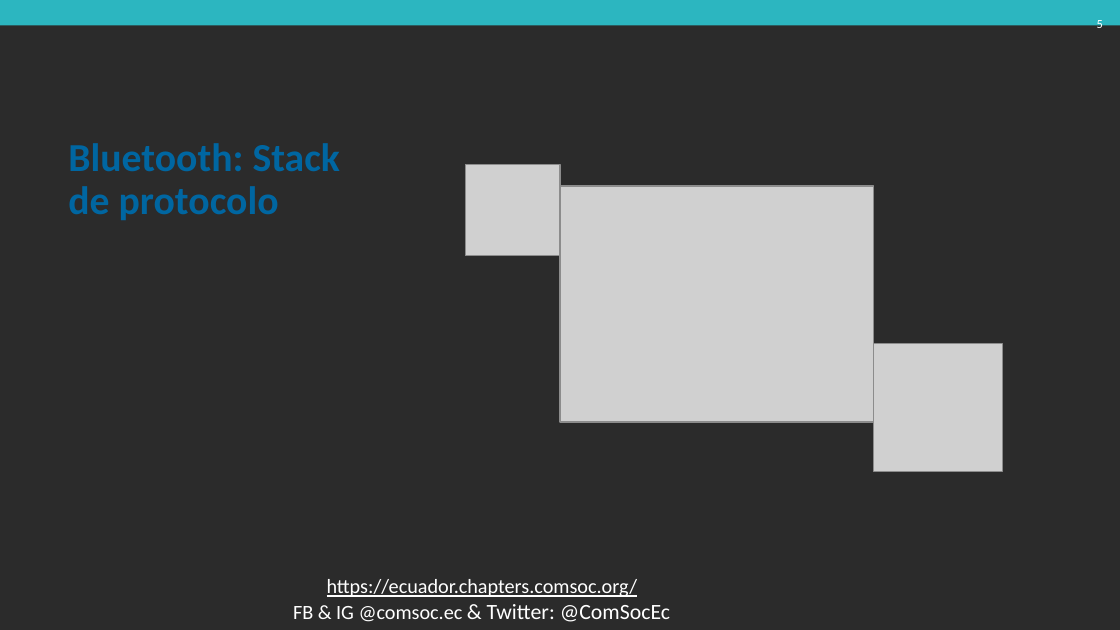
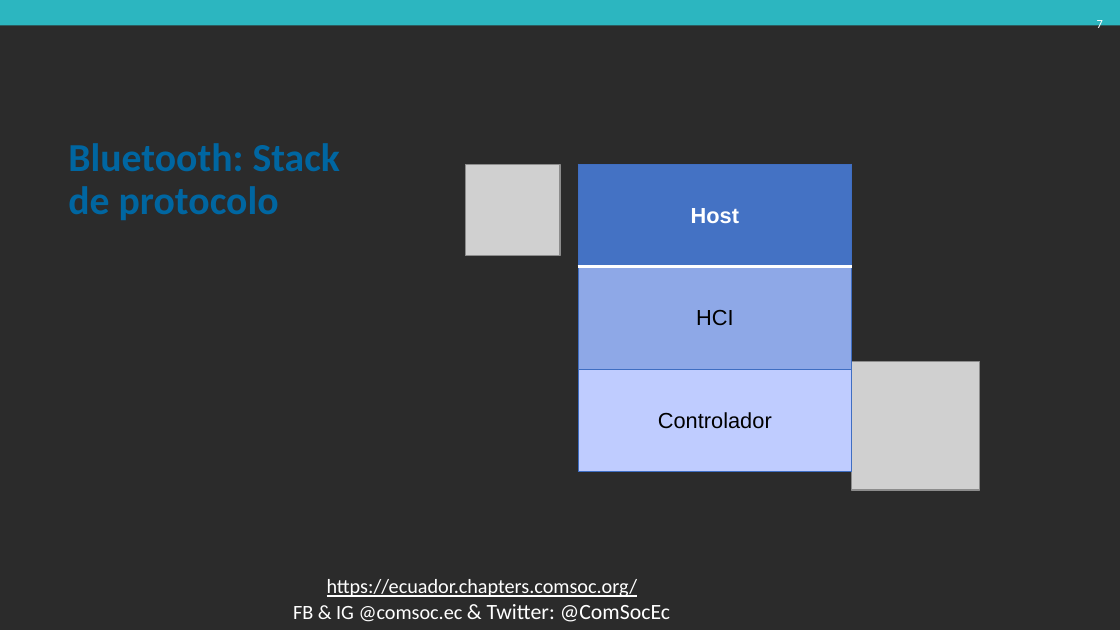
Before and after one commit to pauloesteban/ieee_comsoc_2021, a slide deck: slide 7 of CapacitaciónComsoc-BluetoothLEAudio.pptx (slide 5 before the commit). Drawn at 1120x630 pixels with LibreOffice and Linux fonts; fonts in the diff are those of the drawing; grey boxes stand for pictures; background and template pictures are left out; a plain dark background stands for a picture behind light text. Boxes give left, top, right and bottom in pixels: in the first picture for what was removed or moved away, otherwise in the second. Text is boxed around its words. In the diff, an @@ line names an element or a change of style, - is before the commit and + after.

```diff
--- a/CapacitaciónComsoc-BluetoothLEAudio.pptx
+++ b/CapacitaciónComsoc-BluetoothLEAudio.pptx
@@ page number at [1097,20,1103,31]: text changed @@
-5
+7
@@ table added at [578,165,851,473], 3 rows, 1 columns @@
+Host
+HCI
+Controlador
@@ picture removed at [560,186,874,422] @@
@@ picture: place and size @@
-picture at [874,344,1002,473]
+picture at [851,362,980,491]
```
Also in this commit, not shown: 1 other slide changed, 20 slides added.
